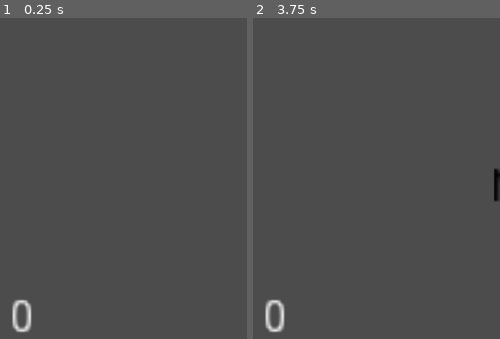
Above: before the commit, frames 1-2 (left to right).
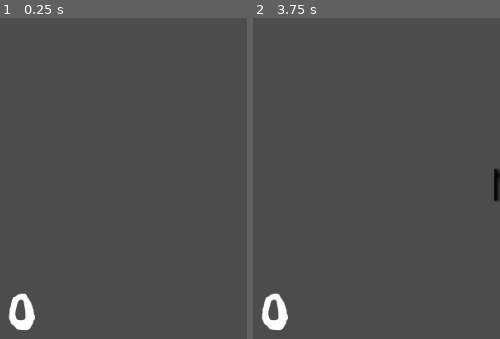
Above: after the commit, the same moments.

Repository: doctor-g/LD52
Game: Godot game, scene res://Game/Game.tscn
The game is run twice, just before and just after one commit, with the same random seed, the same clock (stepped at 60 frames per second) and the same inputs. Sound files missing from this copy of the repository are replaced by a short silence.
Inputs:
- Up to frame 1 (0.25 s): no input
- Up to frame 2 (3.75 s): click "PlayAgain" at 0.5 s; click "PlayAgain" at 1.25 s; click "PlayAgain" at 2 s; hold Right (ui_right) 2.78-3.53 s; tap Enter at 3.5 s; hold Down (ui_down) from 3.53 s (still down)
The pictures show only the part of the screen within x 46-96%, y 50-100%; the shares and areas given below are measured in that part.

The runs differ from the first frame. In frame 1, 0.9% of the frame differs, in the area x 3-15%, y 85-98%; in frame 2, 0.9%.

Commit message:
Use Freckle Face as the main text font
This font does not have arrow symbols though

Diff:
--- a/project/UI/HUD.tscn
+++ b/project/UI/HUD.tscn
@@ -1,10 +1,13 @@
-[gd_scene load_steps=2 format=2]
+[gd_scene load_steps=4 format=2]
 
 [ext_resource path="res://UI/HUD.gd" type="Script" id=1]
+[ext_resource path="res://UI/theme.tres" type="Theme" id=2]
+[ext_resource path="res://UI/text_font.tres" type="DynamicFont" id=3]
 
 [node name="HUD" type="Control"]
 anchor_right = 1.0
 anchor_bottom = 1.0
+theme = ExtResource( 2 )
 script = ExtResource( 1 )
 
 [node name="ScoreLabel" type="Label" parent="."]
@@ -13,9 +16,8 @@
 anchor_right = 0.5
 anchor_bottom = 1.0
 margin_left = -47.0
-margin_top = -58.0
-margin_right = -23.0
-margin_bottom = -44.0
-rect_scale = Vector2( 4, 4 )
+margin_top = -79.0
+margin_right = 49.0
+custom_fonts/font = ExtResource( 3 )
 text = "100"
 align = 1
--- /dev/null
+++ b/project/UI/text_font.tres
@@ -0,0 +1,7 @@
+[gd_resource type="DynamicFont" load_steps=2 format=2]
+
+[ext_resource path="res://FreckleFace-Regular.ttf" type="DynamicFontData" id=1]
+
+[resource]
+size = 64
+font_data = ExtResource( 1 )
--- /dev/null
+++ b/project/UI/theme.tres
@@ -0,0 +1,6 @@
+[gd_resource type="Theme" load_steps=2 format=2]
+
+[ext_resource path="res://UI/text_font.tres" type="DynamicFont" id=1]
+
+[resource]
+default_font = ExtResource( 1 )
Binary file added: project/FreckleFace-Regular.ttf
Not shown, added: assets/fonts/OFL.txt
